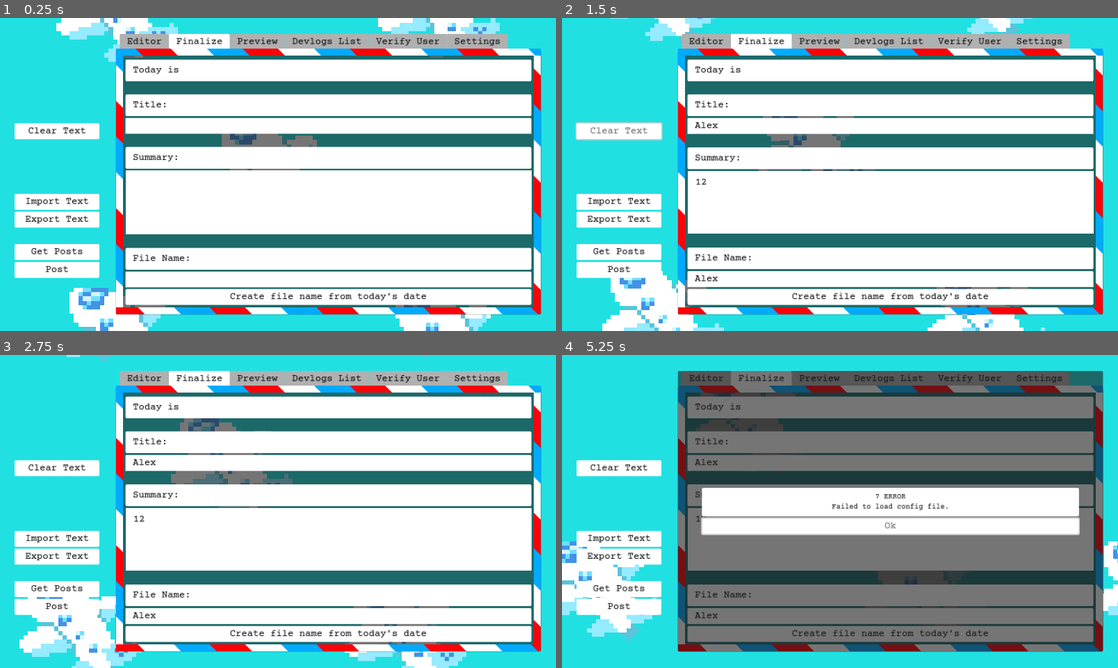
Above: before the commit, frames 1-4 (two rows, left to right).
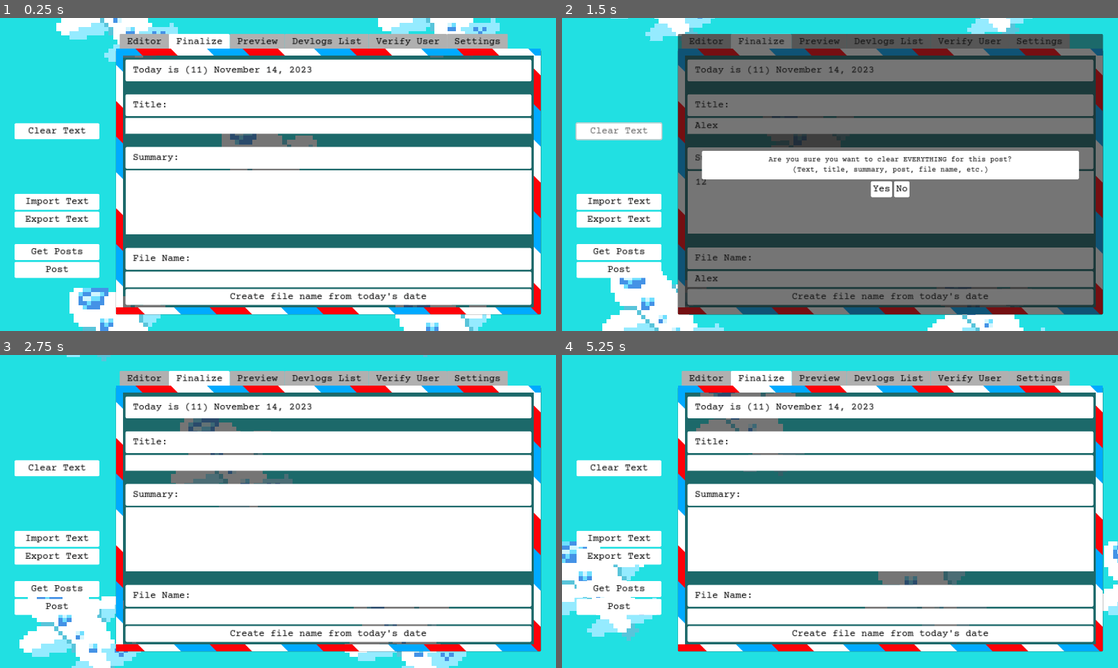
Above: after the commit, the same moments.

Repository: jennyton88/devlogs-maker
Game: Godot game, scene res://scenes/devlogs.tscn
Same seed, same stepped clock (60 frames per second), same inputs: the game is played once before the commit and once after it.
Inputs (mouse positions are in pixels of both pictures, inside the frame that each line leads up to):
- Up to frame 1 (0.25 s): no input
- Up to frame 2 (1.5 s): click (890, 124) at 0.52 s; type "Alex" at 0.6 s; click (890, 202) at 0.75 s; type "12" at 0.83 s; click (890, 280) at 0.98 s; type "Alex" at 1.07 s; click "Clear Text" at 1.25 s
- Up to frame 3 (2.75 s): click (316, 527) at 2 s, where only the run after the commit has a clickable "Yes"
- Up to frame 4 (5.25 s): click "Import Text" at 2.75 s; click "Export Text" at 3.5 s; click "Get Posts" at 4.25 s; click "Ok" at 5 s

The runs differ from the first frame. In frame 1, 0.2% of the frame differs, in the area x 33-57%, y 15-19%; in frame 2, 63%, in the area x 20-98%, y 5-95%; in frame 3, 2.4%; in frame 4, 60%.
Error before the commit: Invalid access to property or key 'edit_curr_text' on a base object of type 'VBoxContainer (button_manager.gd)'. (res://scripts/devlogs.gd:64)

Commit message:
can edit the post and post regularly through one button

Diff:
--- a/scripts/devlogs.gd
+++ b/scripts/devlogs.gd
@@ -55,14 +55,14 @@
 
 
 # Temporary Variables
-var edit_post_info = null;
+var edit_button_ref = null;
+
 var creation_date = "";
 
 # Called when the node enters the scene tree for the first time.
 func _ready():
 	menu_options.get_devlogs.connect(_on_get_devlogs);
-	menu_options.edit_curr_text.connect(_on_post_curr_text.bind(true));
-	menu_options.post_curr_text.connect(_on_post_curr_text.bind(false));
+	menu_options.post_curr_text.connect(_on_post_curr_text);
 
 	menu_options.clear_text.connect(_on_clear_text);
 
@@ -108,8 +108,9 @@
 	error_popup.hide();
 
 
-func _on_post_curr_text(edit: bool):
-	if (file_name.text == "" || post_title.text == "" || post_summary.text == "" || text_editor.text == ""):
+func _on_post_curr_text():
+	if (file_name.text == "" || post_title.text == "" ||
+		post_summary.text == "" || text_editor.text == ""):
 		set_error("You haven't completed all parts of your post yet!");
 		return;
 
@@ -120,14 +121,11 @@
 		set_error("%d ERROR\nFailed to load config file." % error);
 		return;
 
-	var base64_txt = Marshalls.utf8_to_base64(text_preview.text);
-
-	var message_type = "Edited" if edit else "Posted";
-	var message = "%s devlog." % message_type;
+	var msg_type = "Edited" if edit_button_ref != null else "Posted";
 
 	var body = {
-		"message": message,
-		"content": base64_txt,
+		"message": "%s devlog." % msg_type,
+		"content": Marshalls.utf8_to_base64(text_preview.text),
 		"committer": {
 			"name": config.get_value("user_info", "user_name"),
 			"email": config.get_value("user_info", "user_email"),
@@ -135,8 +133,8 @@
 		"branch": config.get_value("repo_info", "repo_branch_update")
 	};
 
-	if (edit):
-		body["sha"] = text_editor.get_meta("sha");
+	if (edit_button_ref != null):
+		body["sha"] = edit_button_ref.get_meta("sha");
 
 	body = JSON.stringify(body);
 
@@ -220,10 +218,8 @@
 		set_error("%d ERROR\nFailed to load config file." % error);
 		return;
 
-	edit_post_info = button;
-
 	file_name.text = button.get_meta("name");
-	text_editor.set_meta("sha", button.get_meta("sha"));
+	edit_button_ref = button;
 
 	var app_name = config.get_value("app_info", "app_name");
 
@@ -243,7 +239,7 @@
 
 	if (error != OK):
 		set_error("%d ERROR\nCouldn't perform HTTP request." % error);
-		edit_post_info = null;
+		edit_button_ref = null;
 
 
 func _on_delete_button_pressed(button):
@@ -308,7 +304,7 @@
 	else:
 		button.get_parent().queue_free();
 		text_editor.text = "";
-		text_editor.remove_meta("sha");
+		edit_button_ref = null;
 
 
 func _on_delete_no_button_pressed():
@@ -339,18 +335,20 @@
 
 	match response_code:
 		HTTPClient.RESPONSE_OK: # update post
-			set_error("%d\nSuccess!" % response_code);
+			set_error("%d\nSuccessfully edited!" % response_code);
 
 			var info = response["content"];
-			edit_post_info.set_meta("sha", info["sha"]);
-			edit_post_info = null;
-
-			text_editor.remove_meta("sha");
+			if (edit_button_ref != null):
+				edit_button_ref.set_meta("sha", info["sha"]);
+				edit_button_ref = null;
+				_on_serious_clear_button_pressed();
+
 
 		HTTPClient.RESPONSE_CREATED: # new post
 			set_error("%d\nSuccessfully created!" % response_code);
 			var info = response["content"];
 			create_post_info(info["name"], info["download_url"], info["sha"]);
+			_on_serious_clear_button_pressed();
 		_:
 			set_error("%d\nNot implemented!" % response_code);
 			print(response);
@@ -466,13 +464,11 @@
 
 
 func _on_enable_buttons():
-	menu_options.edit_post.disabled = false;
 	menu_options.post.disabled = false;
 	menu_options.get_posts.disabled = false;
 
 
 func _on_token_expired(refresh_token: bool):
-	menu_options.edit_post.disabled = true;
 	menu_options.post.disabled = true;
 	menu_options.get_posts.disabled = true;
 
@@ -486,7 +482,7 @@
 	delete_yes_button.hide();
 	clear_yes_button.show();
 
-	delete_msg.text = "Are you sure you want to clear this post? (Content, Title, Name, Summary)";
+	delete_msg.text = "Are you sure you want to clear EVERYTHING for this post?\n(Text, title, summary, post, file name, etc.)";
 	delete_popup.show();
 
 
@@ -504,8 +500,7 @@
 
 	creation_date = "";
 
-	if (text_editor.has_meta("sha")):
-		text_editor.remove_meta("sha");
+	edit_button_ref = null;
 
 
 func _on_update_preview():
